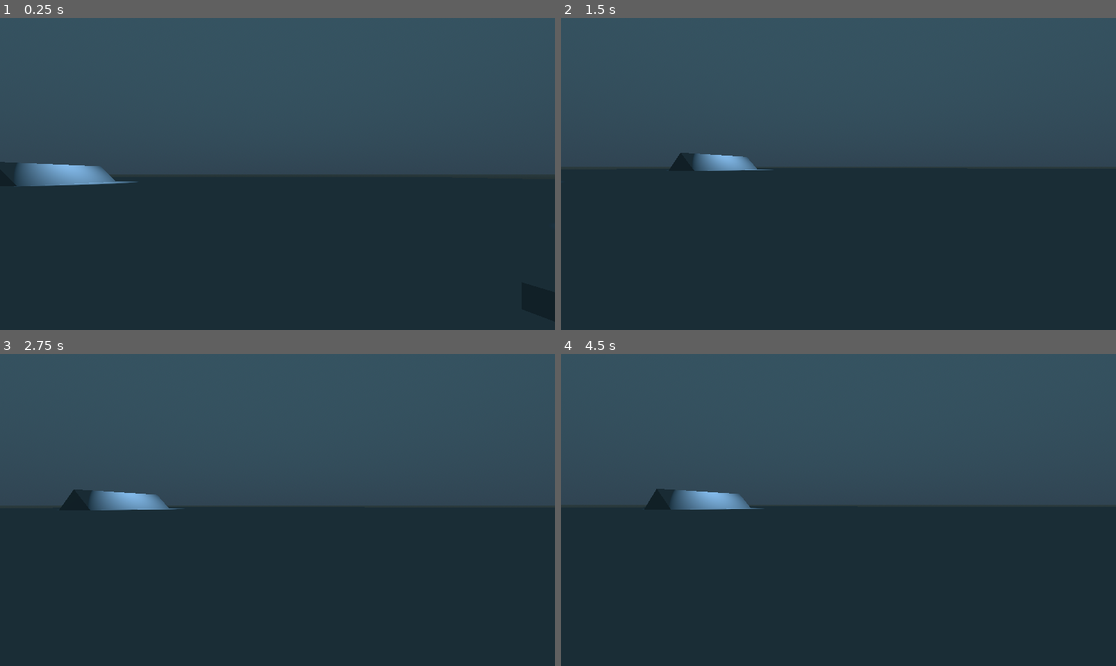
Above: before the commit, frames 1-4 (two rows, left to right).
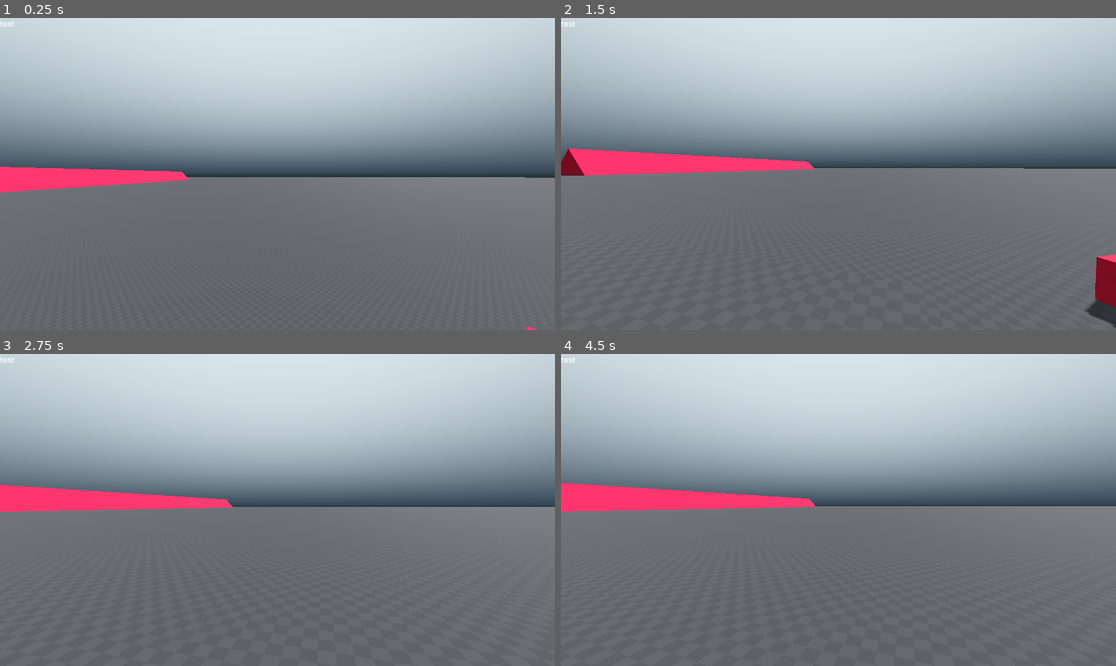
Above: after the commit, the same moments.

Repository: kyecedar/overpowering
Game: Godot game, scene res://scenes/World.tscn
The game is run twice, just before and just after one commit, with the same random seed, the same clock (stepped at 60 frames per second) and the same inputs.
Inputs (mouse positions are in pixels of both pictures, inside the frame that each line leads up to):
- Up to frame 1 (0.25 s): no input
- Up to frame 2 (1.5 s): move the mouse to (960, 158) at 0.52 s; hold D (move_right) 0.53-1.28 s; hold Shift (move_sprint) 0.53-1.28 s; tap Alt (move_crouch) at 0.6 s; click (960, 158) at 0.67 s; tap Space (move_jump) at 0.77 s; move the mouse to (810, 174) at 1.27 s; hold W (move_forward) from 1.28 s (still down); tap Shift (move_sprint) at 1.35 s
- Up to frame 3 (2.75 s): keep holding W (move_forward); tap Space (move_jump) at 1.52 s; tap Alt (move_crouch) at 1.55, 2.1 s; move the mouse to (288, 503) at 2.02 s; hold Shift (move_sprint) from 2.03 s (still down)
- Up to frame 4 (4.5 s): keep holding W (move_forward); move the mouse to (832, 516) at 2.77 s; release Shift (move_sprint) at 2.78 s; tap Shift (move_sprint) at 2.85, 4.35 s; tap Space (move_jump) at 3.02, 3.77 s; tap Alt (move_crouch) at 3.05, 3.6 s; move the mouse to (877, 513) at 3.52 s; hold Shift (move_sprint) 3.53-4.28 s; move the mouse to (794, 506) at 4.27 s

The runs differ from the first frame. In frame 1, 97% of the frame differs, in the area x 0-100%, y 0-100%; in frame 2, 98%; in frame 3, 98%; in frame 4, 98%.

Commit message:
using kenny grid texture, added crouching.

Diff:
--- a/project/default_env.tres
+++ b/project/default_env.tres
@@ -1,7 +1,7 @@
 [gd_resource type="Environment" load_steps=3 format=3 uid="uid://cacjnp37pwhc7"]
 
 [sub_resource type="ProceduralSkyMaterial" id="ProceduralSkyMaterial_sjhi0"]
-sky_top_color = Color(0.211765, 0.32549, 0.380392, 1)
+sky_top_color = Color(0.866667, 0.917647, 0.945098, 1)
 sky_horizon_color = Color(0.192157, 0.266667, 0.321569, 1)
 ground_bottom_color = Color(0.0941176, 0.141176, 0.152941, 1)
 ground_horizon_color = Color(0.176471, 0.235294, 0.247059, 1)
--- a/project/project.godot
+++ b/project/project.godot
@@ -10,7 +10,7 @@
 
 [application]
 
-config/name="Overpowering"
+config/name="OVERPOWERING"
 run/main_scene="res://scenes/World.tscn"
 config/features=PackedStringArray("4.0", "Forward Plus")
 config/icon="res://icon.svg"
@@ -55,6 +55,7 @@
 "deadzone": 0.5,
 "events": [Object(InputEventKey,"resource_local_to_scene":false,"resource_name":"","device":-1,"window_id":0,"alt_press …(182 unchanged characters)…
 , Object(InputEventJoypadButton,"resource_local_to_scene":false,"resource_name":"","device":-1,"button_index":9,"pressure":0.0,"pressed":false,"script":null)
+, Object(InputEventMouseButton,"resource_local_to_scene":false,"resource_name":"","device":-1,"window_id":0,"alt_pressed":false,"shift_pressed":false,"ctrl_pressed":false,"meta_pressed":false,"button_mask":128,"position":Vector2(326, 11),"global_position":Vector2(330, 54),"factor":1.0,"button_index":8,"pressed":true,"double_click":false,"script":null)
 ]
 }
 weapon_reload={
--- a/project/scenes/Player.tscn
+++ b/project/scenes/Player.tscn
@@ -30,3 +30,11 @@
 [node name="Mesh" type="MeshInstance3D" parent="."]
 transform = Transform3D(1, 0, 0, 0, 1, 0, 0, 0, 1, 0, 1.37, 0)
 mesh = SubResource("CapsuleMesh_s1c7i")
+
+[node name="shadow" type="SpotLight3D" parent="."]
+transform = Transform3D(1, 0, 0, 0, -4.37114e-08, 1, 0, -1, -4.37114e-08, 0, 2, 0)
+light_energy = 0.4
+light_negative = true
+spot_attenuation = 0.164939
+spot_angle = 14.1382
+spot_angle_attenuation = 0.0853776
--- a/project/scenes/World.tscn
+++ b/project/scenes/World.tscn
@@ -1,15 +1,69 @@
-[gd_scene load_steps=2 format=3 uid="uid://2ilp7gumxx26"]
+[gd_scene load_steps=8 format=3 uid="uid://2ilp7gumxx26"]
 
 [ext_resource type="PackedScene" uid="uid://hsa3asvkbe7t" path="res://scenes/Player.tscn" id="1_81x0t"]
+[ext_resource type="Texture2D" uid="uid://c4njtli6rnloe" path="res://assets/placeholders/kenny_grid_textures/Dark/texture_08.png" id="1_snswi"]
+[ext_resource type="Texture2D" uid="uid://c74l1k6jsl2d2" path="res://assets/placeholders/kenny_grid_textures/Red/texture_09.png" id="2_yc3su"]
+
+[sub_resource type="StandardMaterial3D" id="StandardMaterial3D_gojkx"]
+albedo_texture = ExtResource("1_snswi")
+uv1_triplanar = true
+
+[sub_resource type="BoxShape3D" id="BoxShape3D_7uoxg"]
+size = Vector3(1000, 2, 1000)
+
+[sub_resource type="BoxShape3D" id="BoxShape3D_sh852"]
+size = Vector3(10, 2, 10)
+
+[sub_resource type="StandardMaterial3D" id="StandardMaterial3D_2j6gi"]
+albedo_texture = ExtResource("2_yc3su")
+uv1_triplanar = true
 
 [node name="World" type="Node3D"]
 
+[node name="UI" type="Control" parent="."]
+layout_mode = 3
+anchors_preset = 15
+anchor_right = 1.0
+anchor_bottom = 1.0
+grow_horizontal = 2
+grow_vertical = 2
+
+[node name="Label" type="Label" parent="UI"]
+layout_mode = 0
+offset_right = 40.0
+offset_bottom = 23.0
+text = "test"
+
+[node name="StaticBody3D" type="StaticBody3D" parent="."]
+transform = Transform3D(1, 0, 0, 0, 1, 0, 0, 0, 1, 0, -3, 0)
+collision_layer = 7
+collision_mask = 0
+
+[node name="CSGBox3D" type="CSGBox3D" parent="StaticBody3D"]
+size = Vector3(1000, 2, 1000)
+material = SubResource("StandardMaterial3D_gojkx")
+
+[node name="CollisionShape3D" type="CollisionShape3D" parent="StaticBody3D"]
+shape = SubResource("BoxShape3D_7uoxg")
+
+[node name="StaticBody3D2" type="StaticBody3D" parent="."]
+transform = Transform3D(1, 0, 0, 0, 1, 0, 0, 0, 1, 0, -2, 0)
+collision_layer = 7
+collision_mask = 0
+
+[node name="CSGBox3D" type="CSGBox3D" parent="StaticBody3D2"]
+size = Vector3(10, 2, 10)
+material = SubResource("StandardMaterial3D_gojkx")
+
+[node name="CollisionShape3D" type="CollisionShape3D" parent="StaticBody3D2"]
+shape = SubResource("BoxShape3D_sh852")
+
 [node name="CSGCombiner3D" type="CSGCombiner3D" parent="."]
+transform = Transform3D(1, 0, 0, 0, 1, 0, 0, 0, 1, 0, -2, 0)
+material_override = SubResource("StandardMaterial3D_2j6gi")
 use_collision = true
-
-[node name="CSGBox3D" type="CSGBox3D" parent="CSGCombiner3D"]
-transform = Transform3D(1, 0, 0, 0, 1, 0, 0, 0, 1, 0, -1, 0)
-size = Vector3(506, 2, 632)
+collision_layer = 7
+collision_mask = 0
 
 [node name="CSGPolygon3D" type="CSGPolygon3D" parent="CSGCombiner3D"]
 transform = Transform3D(-1, 0, -8.74228e-08, 0, 1, 0, 8.74228e-08, 0, -1, 2, 0, 5)
@@ -37,14 +91,14 @@
 depth = 50.0
 
 [node name="CSGPolygon3D8" type="CSGPolygon3D" parent="CSGCombiner3D"]
-transform = Transform3D(1, 0, 1.74846e-07, 0, 1, 0, -1.74846e-07, 0, 1, -115, 0, -82)
+transform = Transform3D(1, 0, 1.74846e-07, 0, 1, 0, -1.74846e-07, 0, 1, -115, 0, -43)
 polygon = PackedVector2Array(0, 0, 0, 10, 10, 0)
-depth = 50.0
+depth = 200.0
 
 [node name="CSGPolygon3D9" type="CSGPolygon3D" parent="CSGCombiner3D"]
-transform = Transform3D(-1, 0, -2.62268e-07, 0, 1, 0, 2.62268e-07, 0, -1, -115, 0, -132)
+transform = Transform3D(-1, 0, -2.62268e-07, 0, 1, 0, 2.62268e-07, 0, -1, -115, 0, -243)
 polygon = PackedVector2Array(0, 0, 0, 10, 10, 0)
-depth = 50.0
+depth = 200.0
 
 [node name="CSGPolygon3D2" type="CSGPolygon3D" parent="CSGCombiner3D"]
 transform = Transform3D(-1, 0, -8.74228e-08, 0, 1, 0, 8.74228e-08, 0, -1, 3, 0, 10)
@@ -60,107 +114,22 @@
 transform = Transform3D(0.866025, 0, 0.5, 0, 1, 0, -0.5, 0, 0.866025, 14, 0, 0)
 size = Vector3(1, 2, 18)
 
+[node name="CSGBox3D3" type="CSGBox3D" parent="CSGCombiner3D"]
+transform = Transform3D(1, 0, 2.08616e-07, 0, 1, 0, -2.08616e-07, 0, 1, 9, 8.5, 17.5)
+size = Vector3(10, 1, 5)
+
+[node name="CSGBox3D4" type="CSGBox3D" parent="CSGCombiner3D"]
+transform = Transform3D(1, 0, 2.08616e-07, 0, 1, 0, -2.08616e-07, 0, 1, 8, 5.5, 15)
+size = Vector3(10, 1, 10)
+
+[node name="CSGBox3D5" type="CSGBox3D" parent="CSGCombiner3D"]
+transform = Transform3D(1, 0, 2.08616e-07, 0, 1, 0, -2.08616e-07, 0, 1, 7, 2.5, 12.5)
+size = Vector3(10, 1, 15)
+
 [node name="Player" parent="." instance=ExtResource("1_81x0t")]
 transform = Transform3D(1, 0, 0, 0, 1, 0, 0, 0, 1, 0, 3, 0)
+auto_jump = false
 
-[node name="SpotLight3D" type="SpotLight3D" parent="."]
-transform = Transform3D(0.965926, -1.54268e-08, 0.258819, -0.258819, -5.75737e-08, 0.965926, 0, -1, -5.96047e-08, 11, 7, 0)
-light_color = Color(0.152941, 0.254902, 0.54902, 1)
-light_energy = 4.071
+[node name="DirectionalLight3D" type="DirectionalLight3D" parent="."]
+transform = Transform3D(-0.707107, -0.5, 0.5, 0, 0.707107, 0.707107, -0.707107, 0.5, -0.5, 0, 5, 0)
 shadow_enabled = true
-spot_range = 14.0
-
-[node name="SpotLight3D3" type="SpotLight3D" parent="."]
-transform = Transform3D(0.482963, 0.866025, 0.12941, -0.258819, -4.98603e-08, 0.965926, 0.836516, -0.5, 0.224144, -20, 7, 0)
-light_color = Color(0.152941, 0.254902, 0.54902, 1)
-light_energy = 4.071
-shadow_enabled = true
-spot_range = 14.0
-
-[node name="SpotLight3D4" type="SpotLight3D" parent="."]
-transform = Transform3D(-0.933013, 0.258819, -0.25, -0.258819, -8.94992e-08, 0.965926, 0.25, 0.965926, 0.0669874, -20, 7, -23)
-light_color = Color(0.152941, 0.254902, 0.54902, 1)
-light_energy = 4.071
-shadow_enabled = true
-spot_range = 14.0
-
-[node name="SpotLight3D5" type="SpotLight3D" parent="."]
-transform = Transform3D(-0.25, -0.965926, -0.0669874, -0.258819, -9.33559e-08, 0.965926, -0.933013, 0.258819, -0.25, 18, 7, -23)
-light_color = Color(0.152941, 0.254902, 0.54902, 1)
-light_energy = 4.071
-shadow_enabled = true
-spot_range = 14.0
-
-[node name="SpotLight3D6" type="SpotLight3D" parent="."]
-transform = Transform3D(0.683013, -0.707107, 0.183013, -0.258819, -6.25022e-08, 0.965926, -0.683013, -0.707107, -0.183013, 18, 7, 24)
-light_color = Color(0.152941, 0.254902, 0.54902, 1)
-light_energy = 4.071
-shadow_enabled = true
-spot_range = 14.0
-
-[node name="SpotLight3D7" type="SpotLight3D" parent="."]
-transform = Transform3D(-0.933013, -0.258819, -0.25, -0.258819, -7.02156e-08, 0.965926, -0.25, 0.965926, -0.0669872, -22, 7, 24)
-light_color = Color(0.152941, 0.254902, 0.54902, 1)
-light_energy = 4.071
-shadow_enabled = true
-spot_range = 14.0
-
-[node name="SpotLight3D2" type="SpotLight3D" parent="."]
-transform = Transform3D(0.25, 0.965926, 0.0669873, -0.258819, -8.07139e-08, 0.965926, 0.933013, -0.258819, 0.25, 3, 11, 8)
-light_color = Color(0.568627, 0.756863, 0.960784, 1)
-light_energy = 14.738
-shadow_enabled = true
-spot_range = 16.0
-
-[node name="SpotLight3D8" type="SpotLight3D" parent="."]
-transform = Transform3D(0.25, 0.965926, 0.0669873, -0.258819, -8.07139e-08, 0.965926, 0.933013, -0.258819, 0.25, 3, 11, 22)
-light_color = Color(0.568627, 0.756863, 0.960784, 1)
-light_energy = 14.738
-shadow_enabled = true
-spot_range = 16.0
-
-[node name="SpotLight3D9" type="SpotLight3D" parent="."]
-transform = Transform3D(0.25, 0.965926, 0.0669873, -0.258819, -8.07139e-08, 0.965926, 0.933013, -0.258819, 0.25, 3, 11, 36)
-light_color = Color(0.568627, 0.756863, 0.960784, 1)
-light_energy = 14.738
-shadow_enabled = true
-spot_range = 16.0
-
-[node name="SpotLight3D10" type="SpotLight3D" parent="."]
-transform = Transform3D(0.25, 0.965926, 0.0669873, -0.258819, -8.07139e-08, 0.965926, 0.933013, -0.258819, 0.25, 33, 11, -11)
-light_color = Color(0.568627, 0.756863, 0.960784, 1)
-light_energy = 14.738
-shadow_enabled = true
-spot_range = 16.0
-
-[node name="SpotLight3D11" type="SpotLight3D" parent="."]
-transform = Transform3D(0.25, 0.965926, 0.0669873, -0.00851843, -0.0669874, 0.997717, 0.968208, -0.25, -0.00851866, -49, 32, 13)
-light_color = Color(0.568627, 0.756863, 0.960784, 1)
-light_energy = 14.738
-shadow_enabled = true
-spot_range = 68.364
-spot_attenuation = 0.63728
-
-[node name="SpotLight3D12" type="SpotLight3D" parent="."]
-transform = Transform3D(0.25, 0.965926, 0.0669873, -0.00851843, -0.0669874, 0.997717, 0.968208, -0.25, -0.00851866, -82, 32, 13)
-light_color = Color(0.568627, 0.756863, 0.960784, 1)
-light_energy = 14.738
-shadow_enabled = true
-spot_range = 68.364
-spot_attenuation = 0.63728
-
-[node name="SpotLight3D13" type="SpotLight3D" parent="."]
-transform = Transform3D(0.25, 0.965926, 0.0669873, -0.00851843, -0.0669874, 0.997717, 0.968208, -0.25, -0.00851866, -110, 32, 13)
-light_color = Color(0.568627, 0.756863, 0.960784, 1)
-light_energy = 14.738
-shadow_enabled = true
-spot_range = 68.364
-spot_attenuation = 0.63728
-
-[node name="SpotLight3D14" type="SpotLight3D" parent="."]
-transform = Transform3D(0.25, 0.965926, 0.0669874, -0.00851843, -0.0669874, 0.997717, 0.968208, -0.25, -0.00851868, -110, 32, -112)
-light_color = Color(0.568627, 0.756863, 0.960784, 1)
-light_energy = 14.738
-shadow_enabled = true
-spot_range = 68.364
-spot_attenuation = 0.63728
--- a/project/scripts/player/player.gd
+++ b/project/scripts/player/player.gd
@@ -6,27 +6,46 @@
 # https://github.com/axel37/godot-quake-movement/blob/main/Player.gd
 
 @export var look_sens := Vector2(0.001, 0.001)
-
-@export var wishspeed       : float =   5.0 # metres per second.
-@export var wishsprintspeed : float =  10.0
+@export var auto_jump    := false # auto bhop.
+
+@export var toggle_crouch := false
+@export var toggle_sprint := false
+
+@export var wishspeed       : float =   6.0 # metres per second.
+@export var wishcrouchspeed : float =   3.0
 @export var wishairspeed    : float =   3.0
+@export var wishslidespeed  : float =   0.1 # control spee while sliding
 @export var fastairspeed    : float =   0.1 # control speed in air when going fast
 @export var accel           : float = 100.0 # or max_speed * 10 = 1/10th of a second.
-@export var frict           : float =   8.0 # higher = less slippy - in quake-based games, usually 1-5.
+@export var frict           : float =   7.0 # higher = less slippy - in quake-based games, usually 1-5.
 @export var max_ramp_angle  : float =  45.0 : set = _set_max_ramp_angle # max angle player can go up at full speed.
-@export var fastspeed       : float =  13.5 # how fast is fast, dictates behaviour like fastairspeed
+@export var fastspeed       : float =  10.5 # how fast is fast, dictates behaviour like fastairspeed
 
 @export var grav         : float = ProjectSettings.get_setting("physics/3d/default_gravity")
 @export var jump_impulse : float = 4.8
-@export var auto_jump    := false # auto bhop.
-
-@export var coyote_time  : float =  0.2
-@export var slipspeed    : float = 14.0
+
+@export var sprint_multiplier : float =  1.5
+@export var crouch_speed      : float = 20.0
+@export var stand_height      : float =  2.261 # height while standing.
+@export var crouch_height     : float =  1.2 # height while crouching.
+
+@export var head_crouch_height : float = 1.2
+@export var head_stand_height  : float = 2.346
+
+@export var slidefrict   : float = 1.0
+@export var slidespeed   : float = 6.0
+
+@export var slopesnap    : float =  1.0
+@export var coyote_time  : float =  0.35
+@export var slipspeed    : float = 10.5
 @export var slipspeedmax : float = 16.0
 @export var slipfrict    : float =  1.0
 
-@onready var head := $Head
-@onready var camera := $Head/Camera
+@onready var head      := $Head
+@onready var camera    := $Head/Camera
+@onready var collision := $Collision
+
+var player_control := true
 
 var terminal_vel : float = grav * -5 # when reached, stop increasing fall speed.
 
@@ -39,6 +58,10 @@
 var add_speed     : float = 0.0
 var total_vel     : float = 0.0
 
+var sprinting    := false # is player sprinting?
+var crouching    := false # is player crouching?
+var force_crouch := false # is player forced to crouch? are they in an area where they can't stand up?
+var sliding      := false # is player sliding?
 var wish_jump    := false # is player jump queued? jump key can be held before hitting the ground.
 var coyote_timer := coyote_time
 
@@ -53,47 +76,68 @@
 
 func _physics_process(delta) -> void:
 	total_vel = velocity.length()
-	print(total_vel)
-	movedir = Input.get_vector("move_left", "move_right", "move_forward", "move_backward").normalized()
+	#print(total_vel)
+	if player_control:
+		movedir = Input.get_vector("move_left", "move_right", "move_forward", "move_backward").normalized()
+	else:
+		movedir = Vector2.ZERO
 
 	# wishdir is our normalized horizontal input.
 	wishdir = Vector3(movedir.x, 0, movedir.y).rotated(Vector3.UP, self.global_transform.basis.get_euler().y).normalized()
 
-	queue_jump()
-
+	if player_control:
+		queue_jump()
+		handle_sprint()
+		handle_crouch()
+
+	# clamp height.
+	collision.shape.height = clamp(collision.shape.height, crouch_height, stand_height)
+
+	# movement.
 	if is_on_floor():
 		coyote_timer = coyote_time
 
 		if wish_jump: # if we're on the ground, but this is true, we've just landed.
-			floor_snap_length = 0 # disable snapping just for the jump.
-			vertical_vel += jump_impulse
-			move_air(velocity, delta) # mimic quake's first frame landing.
-			wish_jump = false # player would need to press jump again.
+			floor_snap_length = 0.0
+			jump(delta)
 
 		else:
+			floor_snap_length = slopesnap
 			move_ground(velocity, delta)
-			if is_on_floor():
+
+			if is_on_floor(): # launch off the floor.
 				vertical_vel = -velocity.dot(get_floor_normal())
 
 	else: # air time 😎, no friction.
-		floor_snap_length = 0.1 if velocity.length() < slipspeed else 0
+		floor_snap_length = slopesnap if velocity.length() < slipspeed else 0
 		# stop adding to vertical vel once terminal vel has been reached.
 		vertical_vel -= grav * delta if vertical_vel >= terminal_vel else 0
 		# Subtract time from coyote time.
-		if coyote_time > 0:
-			coyote_time -= delta
+		if coyote_timer > 0:
+			coyote_timer -= delta
+
+			# coyote time jump.
+			if wish_jump:
+				jump(delta)
+
 		move_air(velocity, delta)
 
 	if is_on_ceiling():
 		vertical_vel = 0
 
+	# crouching.
+	if crouching:
+		collision.shape.height = lerp(collision.shape.height, crouch_height, crouch_speed * delta)
+	else:
+		collision.shape.height += crouch_speed * delta
+
 	if Input.is_action_just_pressed("ui_cancel"):
 		Input.mouse_mode = Input.MOUSE_MODE_VISIBLE
 
 
 func _input(event: InputEvent) -> void:
 	# Camera rotation.
-	if event is InputEventMouseMotion:
+	if event is InputEventMouseMotion && player_control:
 		if Input.mouse_mode == Input.MOUSE_MODE_CAPTURED:
 			rotate_y(-event.relative.x * look_sens.x)
 			head.rotate_x(-event.relative.y * look_sens.y)
@@ -119,7 +163,16 @@
 	var scaled_vel : Vector3
 
 	if speed != 0:
-		var newfrict := slipfrict if min(max(speed - slipspeed, 0), slipspeedmax - slipspeed) / (slipspeedmax - slipspeed) > 0 else frict
+		var newfrict : float = frict
+
+		sliding = false
+
+		if min(max(speed - slipspeed, 0), slipspeedmax - slipspeed) / (slipspeedmax - slipspeed) > 0:
+			newfrict = slipfrict
+		elif crouching:
+			if speed >= slidespeed:
+				newfrict = slidefrict
+				sliding = true
 
 		var drop := speed * newfrict * delta # amount of speed to be reduced by friction.
 		scaled_vel = input_vel * max(speed - drop, 0) / speed
@@ -132,12 +185,19 @@
 
 func move_ground(input_vel: Vector3, delta: float) -> void:
 	next_vel = Vector3.ZERO
+
+	var speed : float = wishspeed
+
+	if crouching:
+		speed = wishslidespeed if sliding else wishcrouchspeed
+	if sprinting:
+		speed *= sprint_multiplier
 
 	# first work on horiztonal.
 	next_vel.x = input_vel.x
 	next_vel.z = input_vel.z
 	next_vel = friction(next_vel, delta)
-	next_vel = accelerate(wishdir, next_vel, accel, wishsprintspeed if Input.is_action_pressed("move_sprint") else wishspeed, delta)
+	next_vel = accelerate(wishdir, next_vel, accel, speed, delta)
 
 	# then vertical.
 	next_vel.y = vertical_vel
@@ -151,10 +211,13 @@
 func move_air(input_vel: Vector3, delta: float) -> void:
 	next_vel = Vector3.ZERO
 
+	var airspeed : float = wishairspeed if total_vel < fastspeed else fastairspeed
+	# print(airspeed)
+
 	# first work on horiztonal.
 	next_vel.x = input_vel.x
 	next_vel.z = input_vel.z
-	next_vel = accelerate(wishdir, next_vel, accel, wishairspeed if total_vel < fastspeed else fastairspeed, delta)
+	next_vel = accelerate(wishdir, next_vel, accel, airspeed, delta)
 
 	# then vertical.
 	next_vel.y = vertical_vel
@@ -174,6 +237,39 @@
 	elif Input.is_action_just_released("move_jump"):
 		wish_jump = false
 
+func jump(delta: float) -> void:
+	coyote_timer = 0
+	floor_snap_length = 0 # disable snapping just for the jump.
+	vertical_vel += jump_impulse
+	move_air(velocity, delta) # mimic quake's first frame landing.
+	wish_jump = false # player would need to press jump again.
+
+func handle_sprint() -> void:
+	if toggle_sprint:
+		# if player stops moving, no more sprinting.
+		if movedir.length() == 0:
+			sprinting = false
+			return
+
+		# toggle sprint.
+		if Input.is_action_just_pressed("move_sprint"):
+			sprinting = !sprinting
+
+	elif Input.is_action_just_pressed("move_sprint"):
+		sprinting = true
+	elif Input.is_action_just_released("move_sprint"):
+		sprinting = false
+
+func handle_crouch() -> void:
+	if toggle_crouch:
+		if Input.is_action_just_pressed("move_crouch"):
+			crouching = !crouching
+
+	elif Input.is_action_just_pressed("move_crouch"):
+		crouching = true
+	elif Input.is_action_just_released("move_crouch"):
+		crouching = false
+
 
 
 
